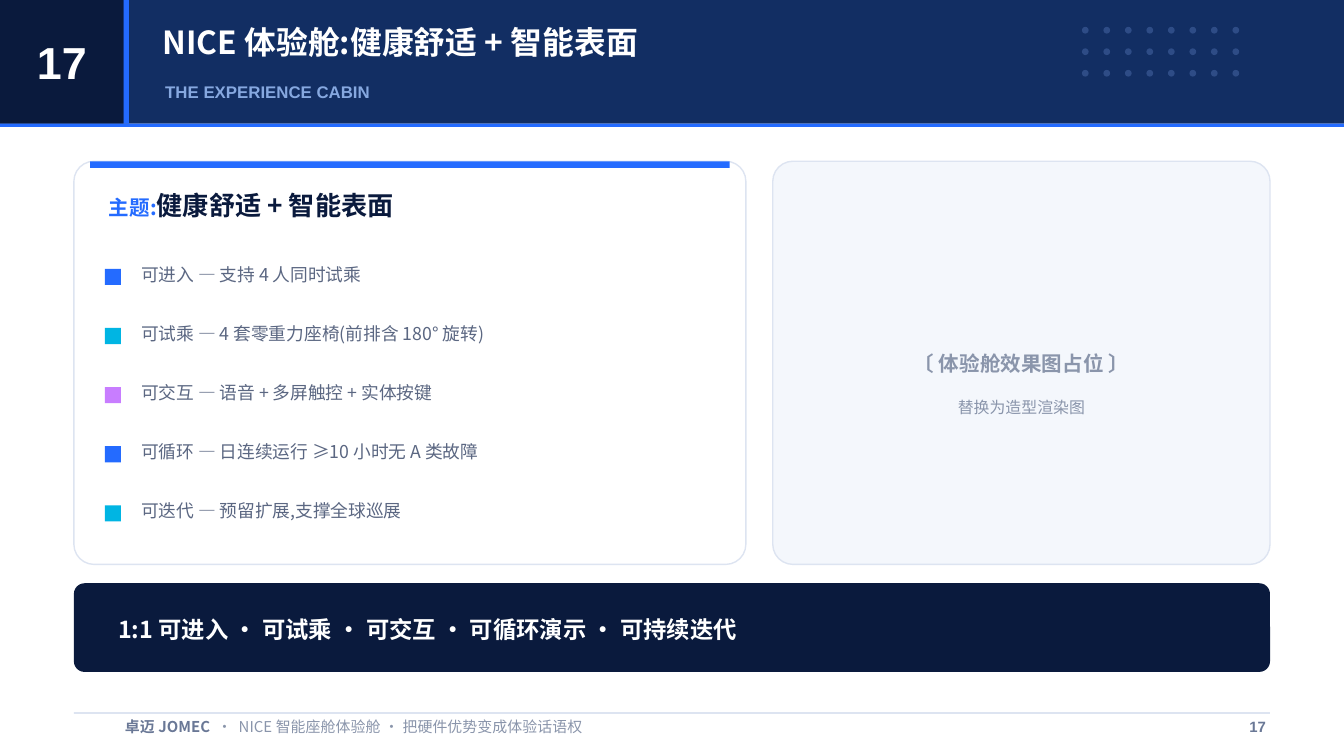
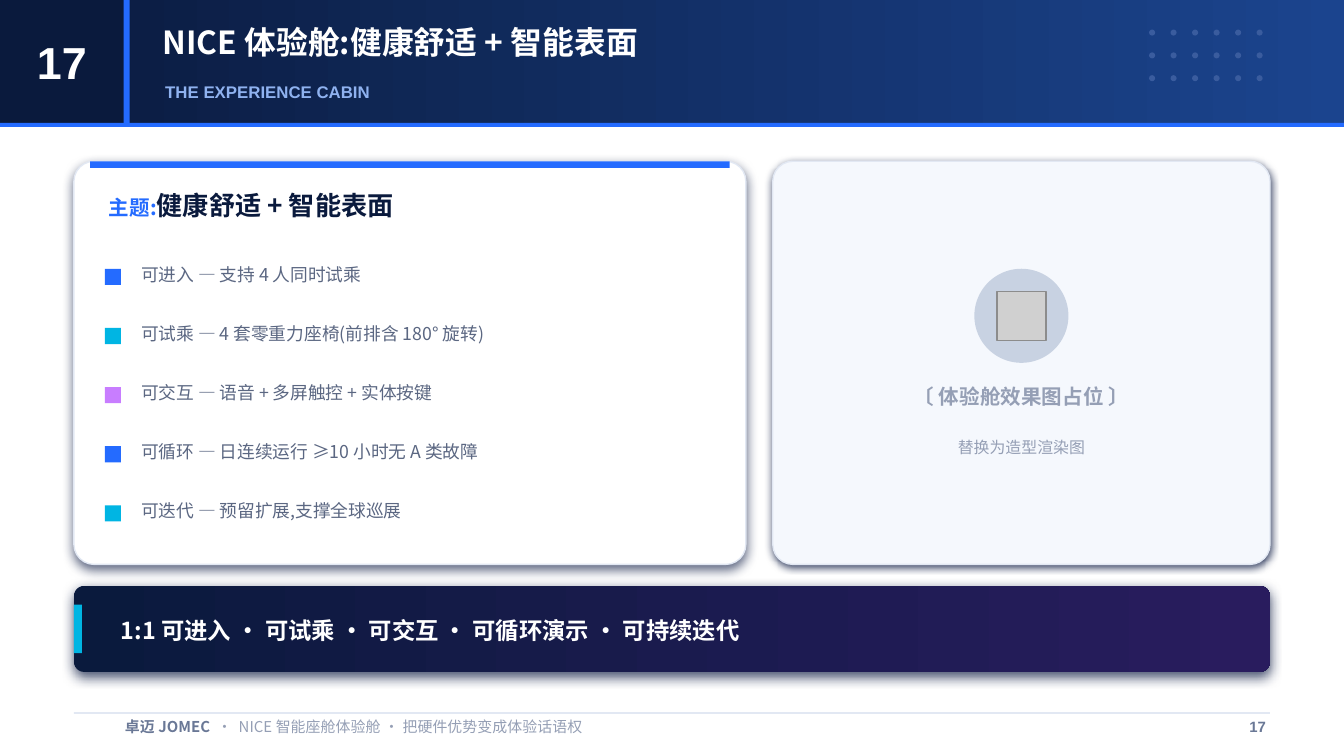
Before and after one commit to JOMECDESIGN/sales-proposal, a slide deck: slide 17 of NICE-智能座舱-售前方案-master-V2.pptx. Drawn at 1344x756 pixels with LibreOffice and Linux fonts; fonts in the diff are those of the drawing; grey boxes stand for pictures. Boxes give left, top, right and bottom in pixels: in the first picture for what was removed or moved away, otherwise in the second. Text is boxed around its words. In the diff, an @@ line names an element or a change of style, - is before the commit and + after.

```diff
--- a/NICE-智能座舱-售前方案-master-V2.pptx
+++ b/NICE-智能座舱-售前方案-master-V2.pptx
@@ rectangle at bbox=[0, 0, 1344, 124]: fill #122E63 to gradient #0A1A3D to #1B448E @@
@@ ellipse removed at bbox=[1082, 27, 1089, 34] @@
@@ ellipse removed at bbox=[1103, 27, 1110, 34] @@
@@ ellipse removed at bbox=[1082, 48, 1089, 55] @@
@@ ellipse removed at bbox=[1103, 48, 1110, 55] @@
@@ text "THE EXPERIENCE CABIN" at bbox=[165, 86, 370, 98]: text colour #86A8E0 to #8FB2F0 @@
@@ ellipse removed at bbox=[1082, 70, 1089, 77] @@
@@ ellipse removed at bbox=[1103, 70, 1110, 77] @@
@@ 10 ellipses: place and size @@
-10 ellipses at bbox=[1146, 48, 1239, 77]
+10 ellipses at bbox=[1149, 52, 1241, 81]
@@ fill #2E4C86 to #3A5C9E in 18 elements at bbox=[1192, 30, 1198, 35], bbox=[1214, 30, 1219, 35], bbox=[1235, 30, 1241, 35], bbox=[1149, 30, 1154, 35], bbox=[1171, 30, 1176, 35], bbox=[1192, 52, 1198, 58], bbox=[1214, 52, 1219, 58], bbox=[1235, 52, 1241, 58], bbox=[1149, 52, 1154, 58], bbox=[1171, 52, 1176, 58], bbox=[1192, 75, 1198, 81], bbox=[1214, 75, 1219, 81], bbox=[1235, 75, 1241, 81], bbox=[1149, 75, 1154, 81], bbox=[1171, 75, 1176, 81], bbox=[1257, 30, 1262, 35], bbox=[1257, 52, 1262, 58], bbox=[1257, 75, 1262, 81] @@
@@ 3 ellipses: place and size @@
-3 ellipses at bbox=[1125, 27, 1132, 77]
+3 ellipses at bbox=[1257, 30, 1262, 81]
@@ rounded rectangle at bbox=[74, 161, 746, 564]: outline #DDE4F1 0.75 pt to #E2E8F3 0.75 pt; shadow on @@
@@ rounded rectangle at bbox=[773, 161, 1270, 564]: fill #F4F7FC to #F5F8FD; outline #DDE4F1 0.75 pt to #E2E8F3 0.75 pt; shadow on @@
@@ ellipse added at bbox=[974, 269, 1068, 363], fill #C8D2E2 @@
@@ picture added at bbox=[997, 292, 1046, 340] @@
@@ text "〔 体验舱效果图占位 〕": place and size @@
-text "〔 体验舱效果图占位 〕" at bbox=[914, 353, 1129, 373]
+text "〔 体验舱效果图占位 〕" at bbox=[914, 386, 1129, 406]
@@ text "〔 体验舱效果图占位 〕" at bbox=[914, 386, 1129, 406]: text colour #8A95AB to #959FB5; vertical alignment middle to top @@
@@ text "替换为造型渲染图": place and size @@
-text "替换为造型渲染图" at bbox=[958, 400, 1085, 414]
+text "替换为造型渲染图" at bbox=[958, 440, 1085, 454]
@@ text "替换为造型渲染图" at bbox=[958, 440, 1085, 454]: text colour #8A95AB to #959FB5 @@
@@ rounded rectangle at bbox=[74, 586, 1270, 672]: fill #0A1A3D to gradient #0A1A3D to #291C5E; shadow on @@
@@ rectangle added at bbox=[74, 605, 82, 653], fill #00B5E3 @@
```
Also in this commit, not shown: 28 other slides changed, 1 other file.
